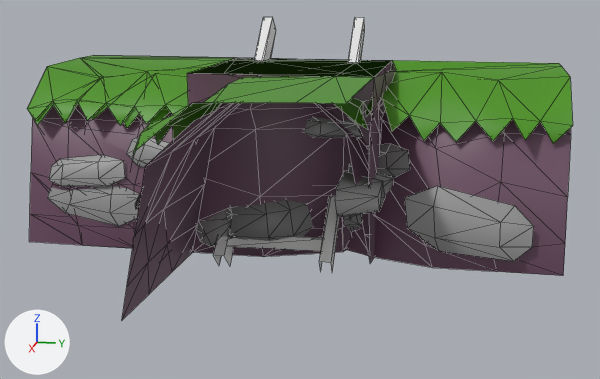
The glTF model Art/Terrain/WorldLedges/Forest_02/forest_02_pieces.glb, before and after one commit.
Before and after are seen from a 50 mm lens placed at (4.76, 0.97, 0.46), pointed at (0.58, 0.13, -0.59). The axes (+X, +Y, +Z) are drawn at lower left. The lights are the same throughout. Mesh edges are drawn as thin lines.

Names of what the first picture shows: 'Plane.082', 'creekbed_corner', 'creekbed_top', 'forest_ledge-straight-x3.001', 'forest_ledge_01-corner_stub-top', 'forest_ledge_01-corner_stub-wall', 'forest_ledge_01-x1-top', 'forest_ledge_01-x1-wall'.
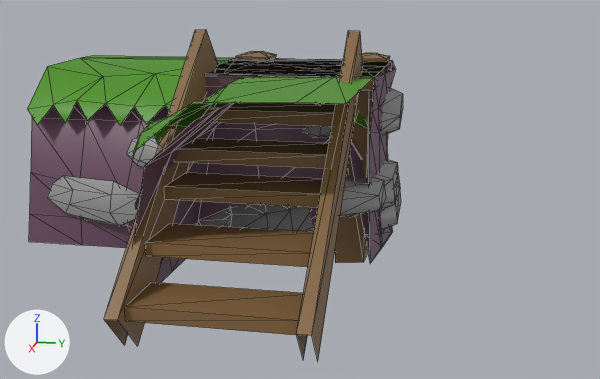
What differs and where, as boxes [x1, y1, x2, y2] in the pictures (600 x 379 px):
'forest_ledge-straight-x3.001', deleted
    before: [27, 17, 573, 276]
    faces in mat_dirt (dark purple #6e4e63): [29, 107, 571, 276]
    faces in mat_grass (green #489206): [27, 58, 573, 144]
    faces in mat_rock (grey #979797): [49, 144, 534, 261]
    faces in mat_ladder (white #e7e7e7): [213, 17, 365, 272]
'forest_02_ledges_ladder', added (brown)
    after: [104, 30, 390, 360]
'forest_ledge_01-corner_stub-wall', unchanged, covered by the edit
    before: [187, 61, 392, 252]
    after: [198, 61, 392, 227]
'creekbed_corner', unchanged, covered by the edit
    before: [195, 209, 351, 257]

The change, as a diff of the scene's bpy script:
```diff
--- a/Art/Terrain/WorldLedges/Forest_02/forest_02_pieces.glb.py
+++ b/Art/Terrain/WorldLedges/Forest_02/forest_02_pieces.glb.py
@@ mat_ladder @@
 mat_ladder = principled_material('ladder')
-mat_ladder.base_color = (0.8, 0.8, 0.8)  # white #e7e7e7
+mat_ladder.base_color = (0.24, 0.133, 0.0517)  # brown #866640
@@ me_plane_008 @@
+me_plane_008.from_pydata(...)  # 134 vertices, 146 faces; spans x -0.61..1.78, y -0.5..0.5, z -1.07..0.23
+me_plane_008.materials.append(mat_ladder)  # brown #866640
@@ ob_forest_ledge_straight_x3_001 @@
-ob_forest_ledge_straight_x3_001 = bpy.data.objects.new('forest_ledge-straight-x3.001', me_plane_001)
-ob_forest_ledge_straight_x3_001.location = (0.0, 0.0, 0.0)
@@ ob_forest_02_ledges_ladder @@
+ob_forest_02_ledges_ladder = bpy.data.objects.new('forest_02_ledges_ladder', me_plane_008)
+ob_forest_02_ledges_ladder.location = (0.0, 0.0, 0.0)
```
